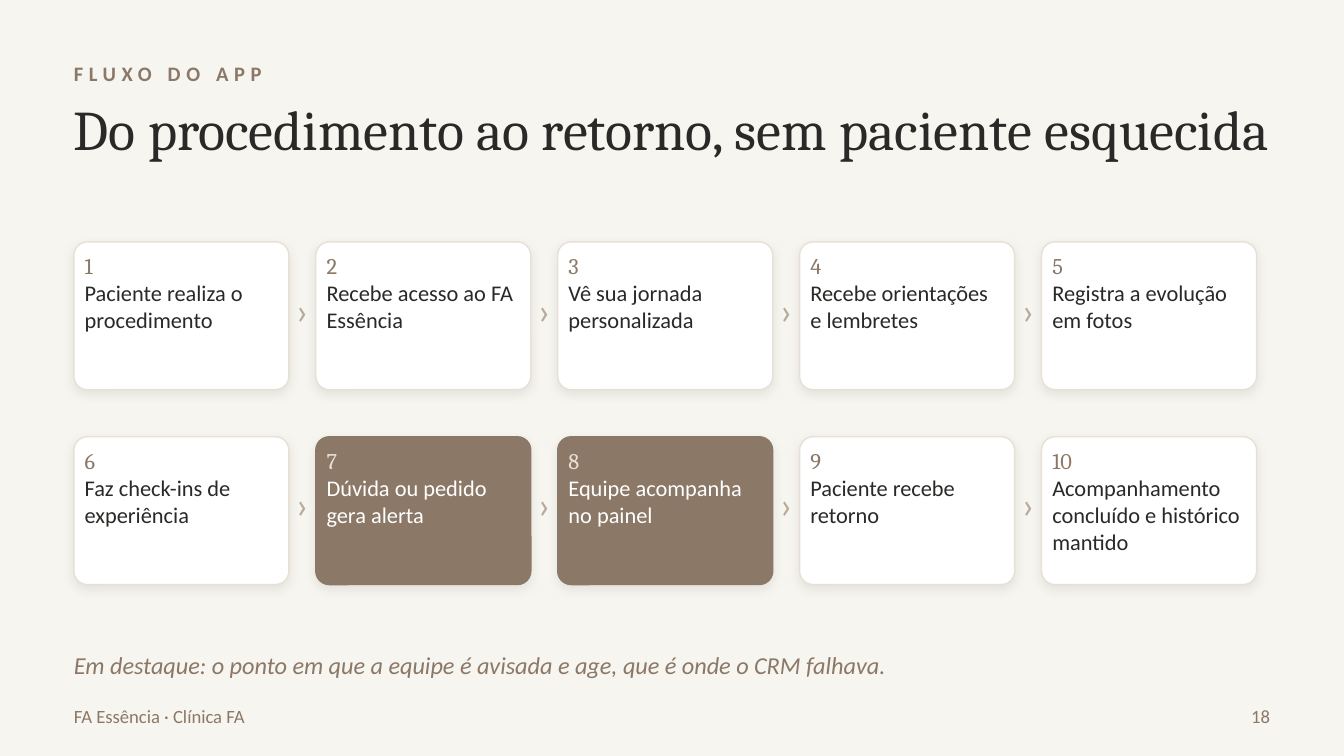
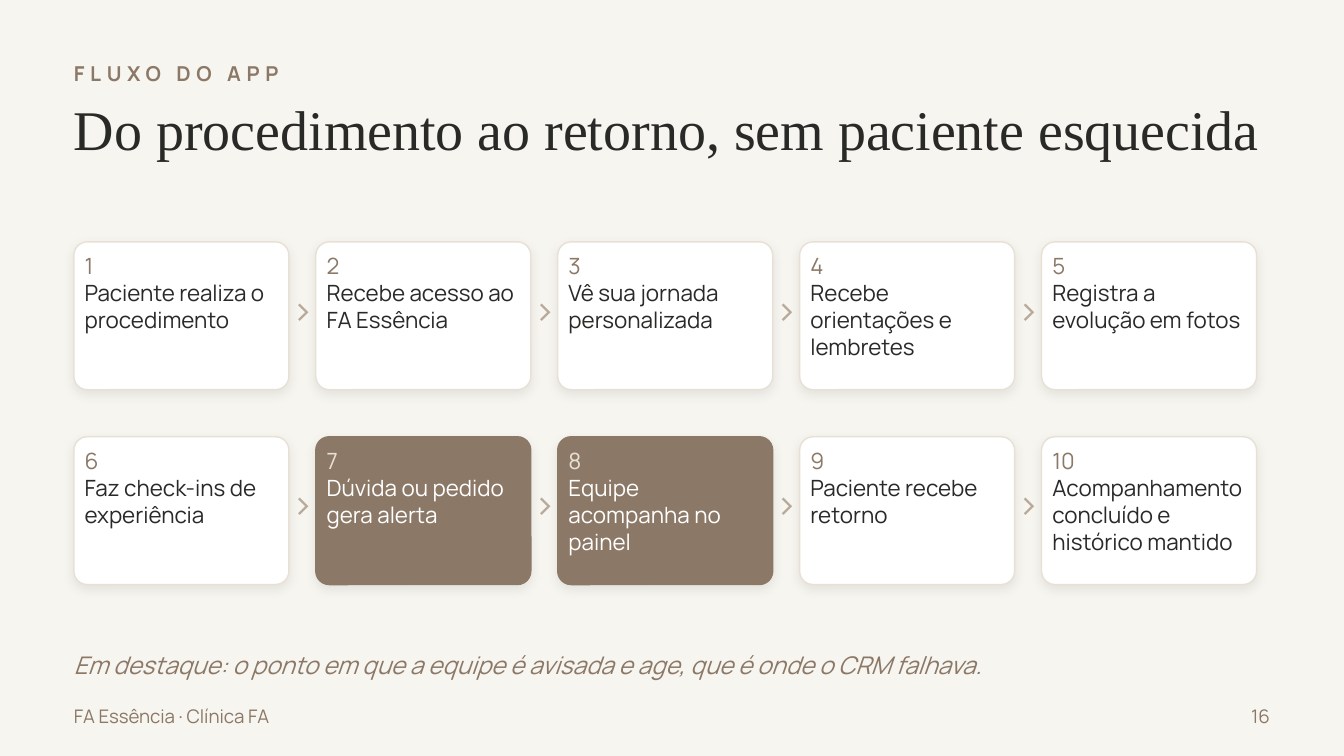
Before and after one commit to joaogstrapa10-cell/strapa.ai, a slide deck: slide 16 of FA-Essencia-Apresentacao.pptx (slide 18 before the commit). Drawn at 1344x756 pixels with LibreOffice and Linux fonts; fonts in the diff are those of the drawing. Boxes give left, top, right and bottom in pixels: in the first picture for what was removed or moved away, otherwise in the second. Text is boxed around its words. In the diff, an @@ line names an element or a change of style, - is before the commit and + after.

```diff
--- a/FA-Essencia-Apresentacao.pptx
+++ b/FA-Essencia-Apresentacao.pptx
@@ text "Do procedimento ao retorno, sem ..." at (74, 111, 1258, 160): font Cambria to Times New Roman @@
@@ font Cambria to Manrope in 10 elements at (85, 258, 94, 274), (327, 257, 340, 274), (568, 258, 580, 275), (810, 258, 823, 274), (1052, 258, 1065, 275), (85, 452, 99, 470), (327, 453, 338, 469), (568, 452, 581, 469), (810, 452, 824, 470), (1052, 452, 1074, 470) @@
@@ font Calibri to Manrope in 21 elements at (74, 708, 269, 723), (74, 66, 278, 81), (85, 284, 264, 334), (327, 285, 514, 329), (568, 284, 718, 334), (810, 285, 952, 356), (1052, 284, 1240, 334), (85, 479, 256, 529), (327, 478, 504, 529), (568, 480, 720, 556), (810, 479, 977, 524), (1052, 480, 1242, 551), (74, 656, 982, 680), (289, 282, 316, 336), (531, 282, 558, 336), (773, 282, 800, 336), (1015, 282, 1042, 336), (289, 477, 316, 531), (531, 477, 558, 531), (773, 477, 800, 531), (1015, 477, 1042, 531) @@
@@ text at (1251, 709, 1270, 723): text changed; font Calibri to Manrope @@
-18
+16
```
Also in this commit, not shown: 19 other slides changed, 2 slides added, 4 slides removed.
